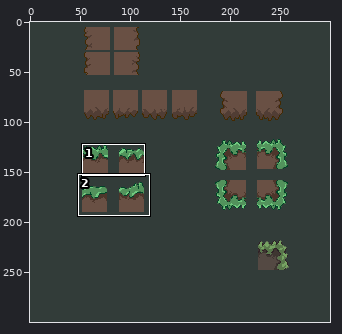
Two versions of one pixel-art file, img/GAME_animations/textures/blok_workspace.aseprite. Above: a wide view before the commit, with the close-up outlined.
Close-up. First the earlier version:
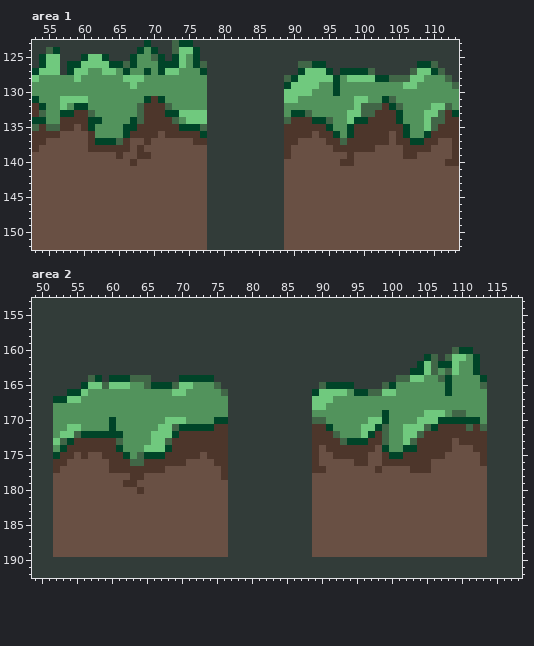
300x300 pixels, 1 frame. Shown: area 1: x 53..113, y 123..152; area 2: x 49..118, y 153..192.
After the commit:
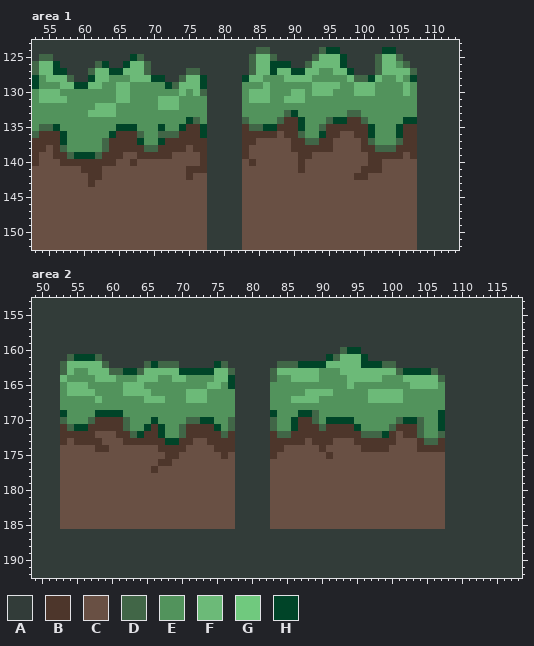
Palette (. is transparent): A #323c39  B #4d362b  C #695044  D #416647  E #52935c  F #6cba78  G #70c97e  H #004428
Changes in this commit:
Changed rows in their new state; - is an unchanged pixel.
Area 1, layer "Layer 1":
first column x 53:
123 ----------------A---AAA--------------------------------------
124 --AA-----------AAA--AAAA--------DD-------DHH------HH---------
125 -DDA---AAAA----DAAA-AAAA-------DFFD-----DFFFH----DFFD--------
126 DFFH-AAAADHAAHFFDAAAAAAAA------DFFHHH-A-FFFFH----DFFED-AAA---
127 DFFHHAAADFFHHFFFDAAAAADDA------DFFHFFH-FFEEFF-AAADFFFF-AAAA--
128 H-FFFDAAHFF--EFFFHHAADFFH-----HFFEEEFFFFEEEE-FDDHFEEFEHAAAAA-
129 H---FFHHFF--FFE----HDFFFH-----EEEFEEEEEEFFFF--FFF----FEAAAAAA
130 -FFF--------FF-------F-FD-----EFFFEEEFFEFFFE--FFF----F-AAAAAA
131 EFFFFEEE----FF--EEFFF---------EFFFEEFFF-------EE--EE---AAAAAA
132 EE--E-EE-FFF---EEEFFF---------EEEEEE----------EEEEEEE--AAAAAA
133 EE--EEEEFFFF---EEEEEEEEEE-----EEEEEED-EE-----DDEEEEEE--AAAAAA
134 EE--EEEEEE----EEEEEEE-HDE-----DEEEEDB-HEEE-HHBBDEEEEEHHAAAAAA
135 ED-HEEEEE---H--EEEHEE-BBH-----BDDHHB--HEEDBBBB--HEEEHBBAAAAAA
136 D---HEEEE--HBB-DEEDDD---------BBBBBC--DEEH-BCC--HEEEHBBAAAAAA
137 --BBHEEEEEDBB-BHEEHBBBB-------BBCCCCC-BDDB-CCCC-DEEED-BAAAAAA
138 -B-BDEEEEED---B-DDBBBB-BB-----BCCCCCCBBBBBBCCCC--DDDB--AAAAAA
139 B--BBDHHHDBB-----BBB----B-----BCCCCCC-BB-----C--BBBBBC-AAAAAA
140 B---BBBBBBBB------------B-----CBCCCC--B-----CC--BB-----AAAAAA
141 -------BBB------------BBB-----CCCCCC--B--------BBB-----AAAAAA
142 --------BB------------B-------CCCCCC----------BB-------AAAAAA
143 --------B---------------------CCCCCC-------------------AAAAAA
144 ------------------------------CCCCCC-------------------AAAAAA
145 ------------------------------CCCCCC-------------------AAAAAA
146 ------------------------------CCCCCC-------------------AAAAAA
147 ------------------------------CCCCCC-------------------AAAAAA
148 ------------------------------CCCCCC-------------------AAAAAA
149 ------------------------------CCCCCC-------------------AAAAAA
150 ------------------------------CCCCCC-------------------AAAAAA
151 ------------------------------CCCCCC-------------------AAAAAA
152 ------------------------------CCCCCC-------------------AAAAAA
Area 2, layer "Layer 1":
first column x 52:
160 -----------------------------------------DHH-------------AAA--
161 --DHHHD--------------------------------HDFFFH--------AA-AAAAA-
162 -DFFFFFD-----DHDDD-----HD-------DDDHHHHFFFFFHHHDD---AAAAAAAAA-
163 -DFEEFFFDDHHDFFFFFHHHHHFFD-----DFFFFFFEEEFFFFFFFFDH--H-AAAAAA-
164 -FEEEEFFFEEEFFFEEFFEEEEFFH-----DEEFFFFEEEEFFFFFEEEFFFFF-AAAAAA
165 -EFFFEEEEEFFFEEEEEEE--FFEH-----EEEEEEEEEEEFEEEEEE--FFFF-AAAAAA
166 -EFFFF----FFFF---EEFFF--EE-----EEEEEFFFFEE-EEFFFFF------AAAAAA
167 AEEE--F------FFF---FFF---E-----EEEFFFFEE-----FFFFF------AAAAAA
168 A------------------------E-----EEEEEEEE-----------------AAAAAA
169 AH----HHHH---------------E-----HEEEHHD---------E-----EEHAAAAAA
170 AD---DBBBBD---H-EEEDDHHEED-----DEEHBB-EHHHH--EEE-DHHDEE-AAAAAA
171 ABDHHBBBBBD--HBHEEDBBBBHED-----DEEHBB-DBBBBHEEEEDBBBDEEHAAAAAA
172 ABBBBBCCCBBDHBBHEED-----DB-----BDDBBB---BBBBDDDHBCBB-EEDAAAAAA
173 ABC----CCCBBBBBBHH--CC---B-----BBBBBC---CCCBB--BBCCC-DD-AAAAAA
174 ACCCCC--CCCCCCCBB--CCCC--B-----BBCCCCCBCCCCC--BBCCCC----AAAAAA
175 ACC-C--CCCCCCCCC--CCC-CC-C-----BCCCCCC-BCCCCC--CCCCCCCCCAAAAAA
176 AC------CCCCCCC--CC----CCC-----CCCCCCC-----CC--CCCCCCC--AAAAAA
177 A-------CCCCCC-C--------CC-----CCCCCCCC-------C----CCC--AAAAAA
178 A----------CC-----------CC-----CCCCCC-------------------AAAAAA
179 A---------CC-------------C-----CCCCCC-------------------AAAAAA
180 A-----------C------------C-----CCCCCC-------------------AAAAAA
181 A------------------------C-----CCCCCC-------------------AAAAAA
182 A------------------------C-----CCCCCC-------------------AAAAAA
183 A------------------------C-----CCCCCC-------------------AAAAAA
184 A------------------------C-----CCCCCC-------------------AAAAAA
185 A------------------------C-----CCCCCC-------------------AAAAAA
186 AAAAAAAAAAAAAAAAAAAAAAAAA------------AAAAAAAAAAAAAAAAAAAAAAAAA
187 AAAAAAAAAAAAAAAAAAAAAAAAA------------AAAAAAAAAAAAAAAAAAAAAAAAA
188 AAAAAAAAAAAAAAAAAAAAAAAAA------------AAAAAAAAAAAAAAAAAAAAAAAAA
189 AAAAAAAAAAAAAAAAAAAAAAAAA------------AAAAAAAAAAAAAAAAAAAAAAAAA
